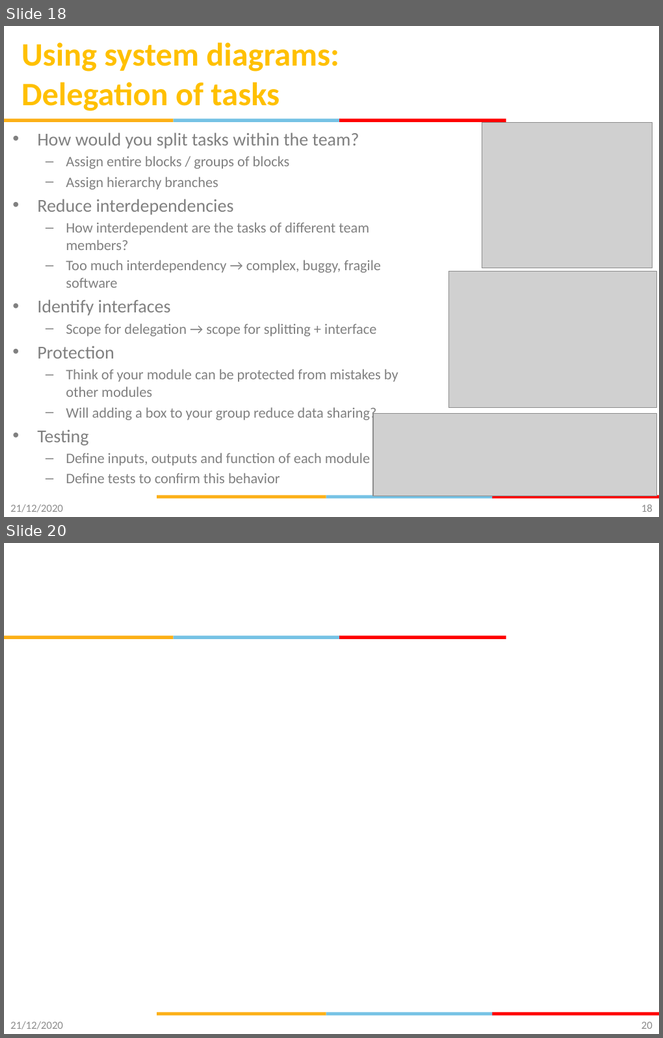
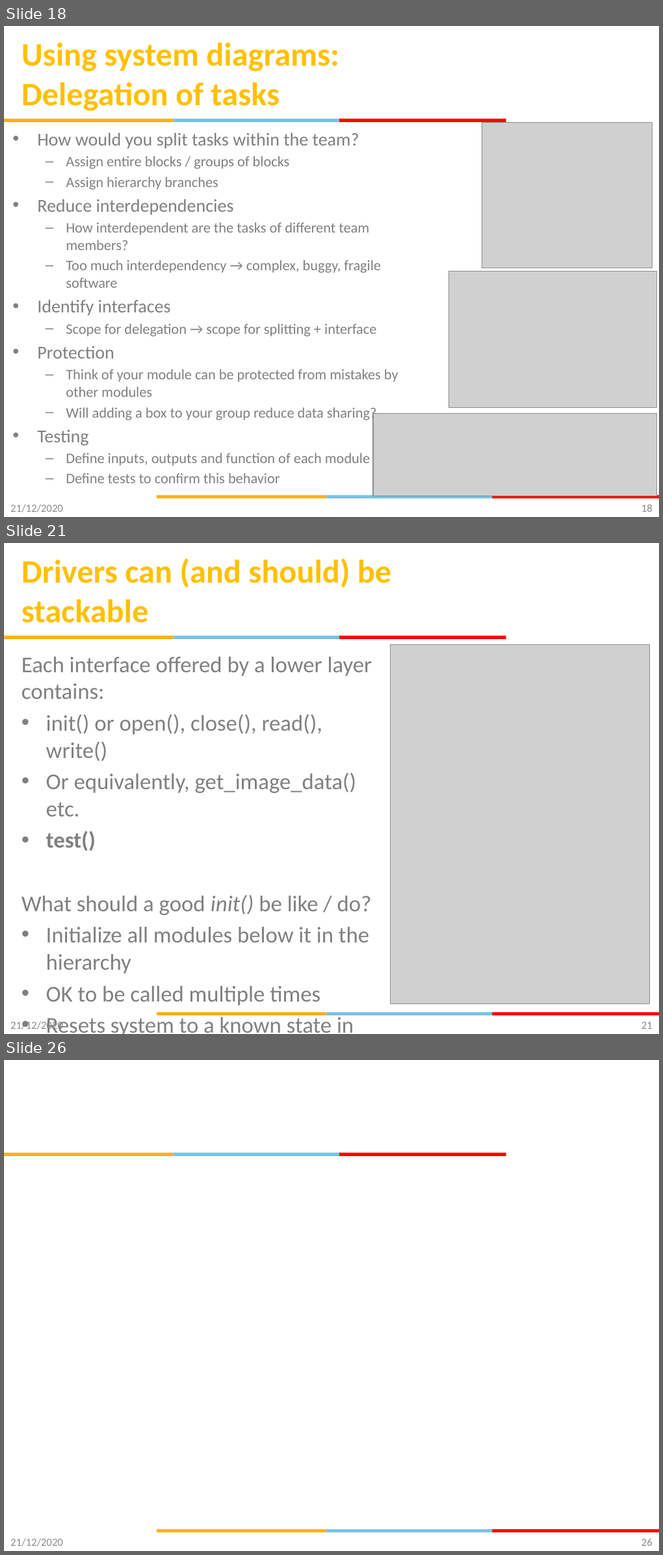
Before and after one commit to gsaurabhr-teaching/csg523-material, a slide deck: Lec-13-16-firmware-architecture.pptx. Shown one above the other, each under a label of ours: slides 18 and 20 before the commit, slides 18, 21 and 26 after it; the slides between them are not shown. The pictures are 663x1038 and 663x1555 pixels, drawn with LibreOffice and Linux fonts; fonts in the diff are those of the drawing; grey boxes stand for pictures; background and template pictures are left out. Boxes give left, top, right and bottom in pixels: in the first picture for what was removed or moved away, otherwise in the second. Text is boxed around its words. In the diff, an @@ line names an element or a change of style, - is before the commit and + after.

```diff
--- a/Lec-13-16-firmware-architecture.pptx
+++ b/Lec-13-16-firmware-architecture.pptx
@@ slide 21 added at bbox=[4, 543, 659, 1034], background #FFFFFF; not listed: 6 template elements that a slide beside it also shows @@
@@ title added at bbox=[22, 558, 391, 623], 36 pt, text #FFC000, bold @@
+Drivers can (and should) be stackable
@@ text added at bbox=[22, 657, 373, 1034], 24.8 pt, text #808080 @@
+Each interface offered by a lower layer contains:
+• init() or open(), close(), read(), write()
+• Or equivalently, get_image_data() etc.
+• test()
+What should a good init() be like / do?
+• Initialize all modules below it in the hierarchy
+• OK to be called multiple times
+• Resets system to a known state in case of partial failure
@@ picture added at bbox=[391, 644, 650, 1004] @@
@@ text added at bbox=[10, 1020, 63, 1032], 12 pt, text #8C8C8C @@
+21/12/2020
@@ page number added at bbox=[642, 1022, 653, 1029], 12 pt, text #898989 @@
+21
@@ what was slide 20 is now slide 26 @@
@@ page number at bbox=[642, 1539, 653, 1546]: text changed @@
-20
+26
```
Also in this commit, not shown: 3 slides changed, 5 other slides added.
